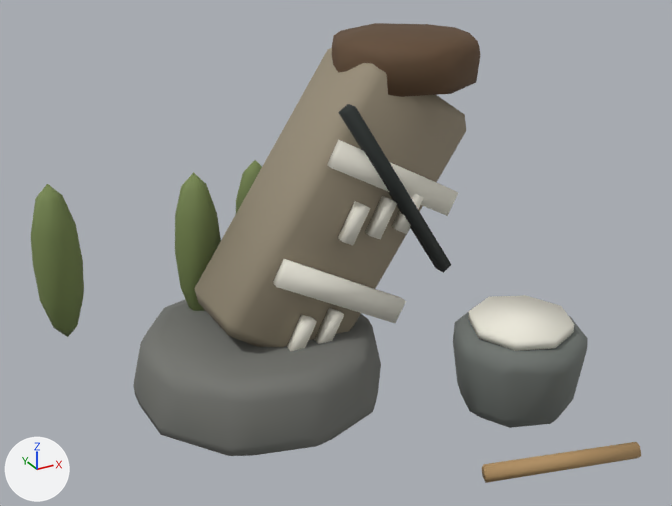
A saved change to the glTF model sketches/core-loop/assets/models/park/props/flume/milepost_c_lod1.glb.
Rendered twice from a 50 mm camera at (-1.24, -2.35, 1.72) aimed at (0.03, -0.03, 0.56). The axes (+X, +Y, +Z) are drawn at lower left. The lights are the same throughout. The first picture is the older version. Where no turn or scale is listed for an object, it has been applied to the vertices. Vertices at exactly the same position are counted once.

Objects in the first picture: 'Surface.001'.
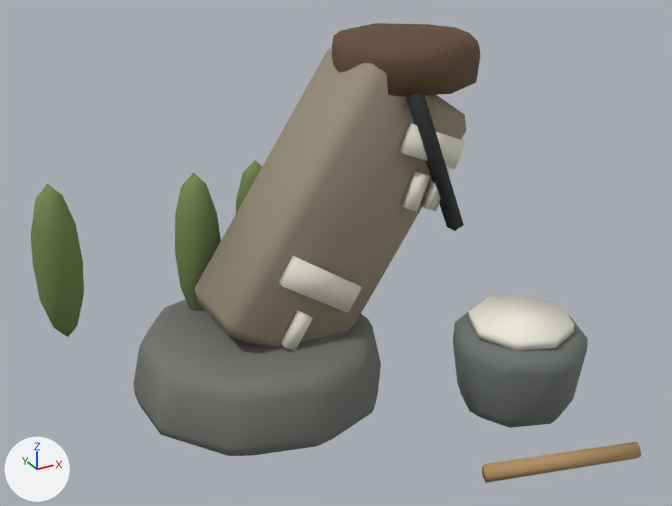
Changed parts and their boxes [x1, y1, x2, y2] in the pictures (672 x 506 px; the box of a moved part takes in the faces that stretch with it):
part 1 of me_surface_001, moved or reshaped: before [338, 201, 370, 246]; after [280, 311, 313, 351]
part 2 of me_surface_001, rebuilt (48% narrower, 18% shorter): before [338, 104, 451, 273]; after [406, 92, 464, 231]
part 3 of me_surface_001, rebuilt (37% narrower, 11% shorter): before [273, 259, 406, 323]; after [279, 256, 362, 313]
part 4 of me_surface_001, deleted: before [314, 308, 344, 344]
part 5 of me_surface_001, deleted: before [365, 196, 397, 239]
part 6 of me_surface_001, deleted: before [287, 315, 317, 351]
part 7 of me_surface_001, moved or reshaped: before [327, 140, 458, 234]; after [400, 123, 466, 211]

The change in detail:
me_surface_001 is used by ob_surface_001; location (0.0, 0.0, 0.0).
me_surface_001 had 568 vertices, 1064 faces and spanned x -0.77..0.77, y -0.78..0.78, z 0.0..1.17.
me_surface_001 now has 550 vertices, 1036 faces and spans x -0.77..0.77, y -0.78..0.78, z 0.0..1.17.
me_surface_001 part 1: the loose piece of 8 vertices spanning x 0.07..0.17, y -0.01..0.02, z 0.56..0.7 is moved by (-0.21, 0.0, -0.33).
me_surface_001 part 2: the loose piece of 8 vertices spanning x 0.06..0.47, y -0.04..0.01, z 0.4..1.02 is rebuilt with 8 vertices and now spans x 0.29..0.51, y -0.04..0.01, z 0.55..1.03.
me_surface_001 part 3: the loose piece of 8 vertices spanning x -0.16..0.31, y -0.01..0.02, z 0.24..0.56 is rebuilt with 8 vertices and now spans x -0.14..0.14, y -0.01..0.02, z 0.33..0.56.
me_surface_001 part 4: the loose piece of 8 vertices spanning x -0.03..0.08, y -0.01..0.02, z 0.21..0.35 is deleted.
me_surface_001 part 5: the loose piece of 8 vertices spanning x 0.17..0.27, y -0.01..0.02, z 0.56..0.7 is deleted.
me_surface_001 part 6: the loose piece of 8 vertices spanning x -0.13..-0.02, y -0.01..0.02, z 0.21..0.35 is deleted.
Part 7, on me_surface_001:
16 vertices are removed from x 0.03..0.5, y -0.01..0.02, z 0.56..0.91.
24 faces are deleted.
24 vertices are added at x 0.28..0.52, y -0.01..0.02, z 0.62..0.92.
36 new faces join them.
Other edits to the shape of me_surface_001 do not show in these pictures.
